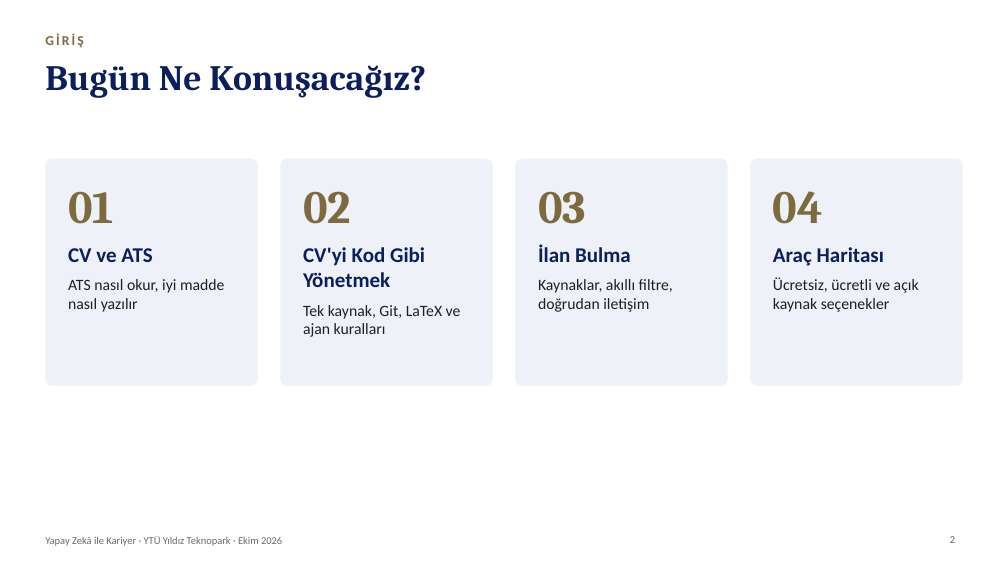
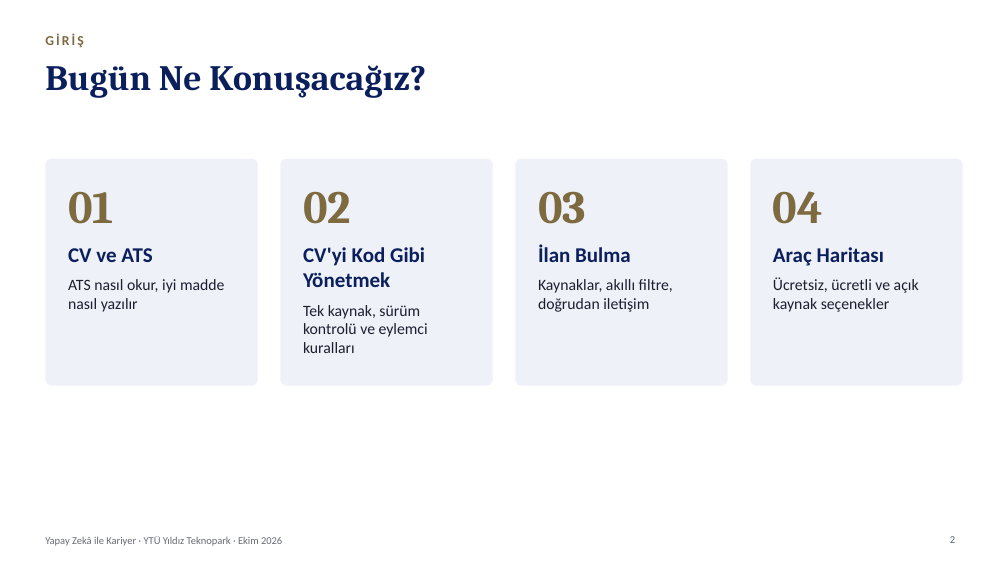
Before and after one commit to kaayra2000/kurslar, a slide deck: slide 2 of sunum/sunum.pptx. Drawn at 1008x567 pixels with LibreOffice and Linux fonts; fonts in the diff are those of the drawing; background and template pictures are left out. Boxes give left, top, right and bottom in pixels: in the first picture for what was removed or moved away, otherwise in the second. Text is boxed around its words. In the diff, an @@ line names an element or a change of style, - is before the commit and + after.

```diff
--- a/sunum/sunum.pptx
+++ b/sunum/sunum.pptx
@@ text at <box>303,305,428,353</box>: text changed @@
-Tek kaynak, Git, LaTeX ve ajan kuralları
+Tek kaynak, sürüm kontrolü ve eylemci kuralları
```
Also in this commit, not shown: 12 other slides changed, 1 slide added, 1 slide removed, 4 other files.
